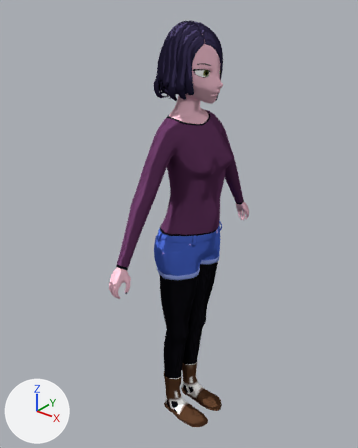
Before and after pictures for a commit that changed the Blender file Narcissa 3.1/charactermodel/attempt2.blend.
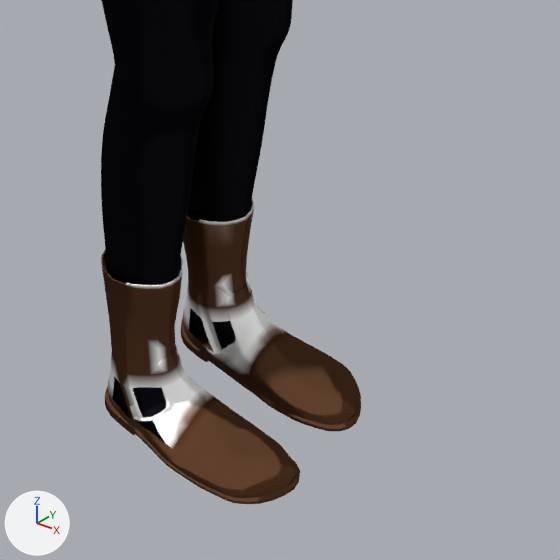
Each version is shown whole from a 50 mm camera at (1.136, -1.502, 1.919) aimed at (-0.064, -0.002, 0.989), then close up on the part from 39% to 74% of the width and 70% to 98% of the height. The lights are fixed; the arrows at lower left show +X, +Y and +Z.

Before the edit, the objects in view are built like this:
```python
me_plane_062 = bpy.data.meshes.new('Plane.062')
me_plane_062.from_pydata(...)  # 503 vertices, 488 faces; spans x -0.136..0.128, y -0.184..0.0, z -0.003..1.022
me_plane_062.polygons.foreach_set('use_smooth', [True] * 488)
me_plane_062.materials.append(mat_material)
me_plane_067 = bpy.data.meshes.new('Plane.067')
me_plane_067.from_pydata(...)  # 1082 vertices, 1043 faces, 1 loose edge; spans x -0.097..0.153, y -0.118..-0.023, z -0.005..0.211
me_plane_067.polygons.foreach_set('use_smooth', [True] * 1043)
me_plane_067.materials.append(mat_material)
ob_boots_001 = bpy.data.objects.new('Boots.001', me_plane_067)
ob_boots_001.location = (0.0, 0.0, 0.0)
_m = ob_boots_001.modifiers.new('Mirror', 'MIRROR')
_m.use_axis = (False, True, False)
_m.use_clip = True
ob_tights = bpy.data.objects.new('Tights', me_plane_062)
ob_tights.location = (0.0, 0.0, 0.0)
_m = ob_tights.modifiers.new('Mirror', 'MIRROR')
_m.use_axis = (False, True, False)
_m.use_clip = True
_m = ob_tights.modifiers.new('Subdivision', 'SUBSURF')
_m.render_levels = 1
_m = ob_tights.modifiers.new('Solidify', 'SOLIDIFY')
_m.thickness = -0.0005
_m.use_rim_only = True
_m.nonmanifold_thickness_mode = 'FIXED'
_m.nonmanifold_merge_threshold = 0.0003
```
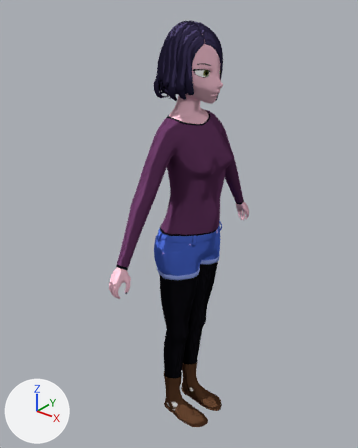
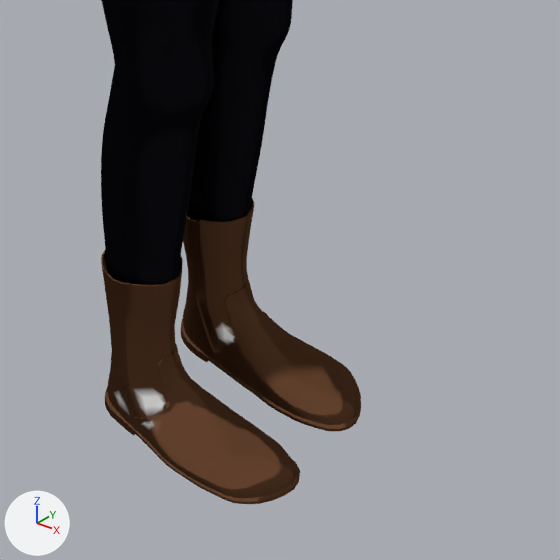
Edits to the scene script, one JSON object a line:
```json
{"block": "me_plane_067", "where": "# used by ob_boots_001; location = (0.0, 0.0, 0.0)"}
{"op": "remove", "block": "me_plane_067", "code": "me_plane_067.from_pydata(...)  # 1082 vertices, 1043 faces, 1 loose edge; spans x -0.097..0.153, y -0.118..-0.023, z -0.005..0.211"}
{"op": "add", "block": "me_plane_067", "code": "me_plane_067.from_pydata(...)  # 1111 vertices, 1095 faces; spans x -0.097..0.153, y -0.118..-0.023, z -0.005..0.211"}
{"block": "me_plane_067", "change": "me_plane_067 part 1"}
{"block": "me_plane_067", "change": "84 vertices are removed from x -0.089..0.005, y -0.109..-0.03, z -0.003..0.095"}
{"block": "me_plane_067", "change": "164 faces are deleted"}
{"block": "me_plane_067", "change": "1 loose edge is deleted"}
{"block": "me_plane_067", "change": "5 vertices in x -0.062..-0.058, y -0.104..-0.079, z -0.002..0.017 move by (0.002, 0.0, 0.0)"}
{"block": "me_plane_067", "change": "5 vertices in x -0.076..-0.034, y -0.096..-0.037, z -0.001..0.127 move by (0.002, 0.001, 0.0)"}
{"block": "me_plane_067", "change": "4 vertices in x -0.04, y -0.107..-0.106, z 0.0..0.012 move by (-0.003, 0.001, 0.0)"}
{"block": "me_plane_067", "change": "4 vertices in x -0.064..-0.059, y -0.104..-0.063, z -0.002..0.01 move by (0.003, 0.0, 0.0)"}
{"block": "me_plane_067", "change": "3 vertices in x -0.046..-0.013, y -0.072..-0.03, z 0.007..0.114 move by (-0.001, -0.001, 0.0)"}
{"block": "me_plane_067", "change": "3 vertices in x -0.075..-0.032, y -0.097..-0.037, z 0.009..0.081 move by (0.001, 0.0, 0.0)"}
{"block": "me_plane_067", "change": "43 vertices move from x -0.071..0.004, y -0.105..-0.03, z -0.003..0.211 to x -0.07..0.003, y -0.105..-0.03, z -0.003..0.211"}
{"block": "me_plane_067", "change": "106 vertices are added at x -0.09..0.004, y -0.107..-0.025, z -0.002..0.205"}
{"block": "me_plane_067", "change": "7 new vertices lie (-0.001, 0.0, -0.012) away from vertices in x -0.087..-0.072, y -0.095..-0.049, z 0.059..0.06"}
{"block": "me_plane_067", "change": "216 new faces join them"}
{"block": "me_plane_067", "change": "me_plane_067 part 2: 220 kept faces spanning x -0.092..0.04, y -0.109..-0.024, z 0.009..0.211 get new vertex colours"}
{"block": "me_plane_067", "change": "me_plane_067 part 3: the surface is now shaded flat"}
```

Pixel boxes [x1, y1, x2, y2] of what changed, in the close-ups (560 x 560 px; the box of a moved part takes in the faces that stretch with it):
```json
{"part": 1, "of": "me_plane_067", "change": "moved or reshaped", "before": [107, 209, 282, 452], "after": [107, 209, 276, 452]}
{"part": 2, "of": "me_plane_067", "change": "recoloured", "before": [107, 198, 289, 449], "after": [107, 198, 289, 449], "on screen": "grey to brown"}
```
